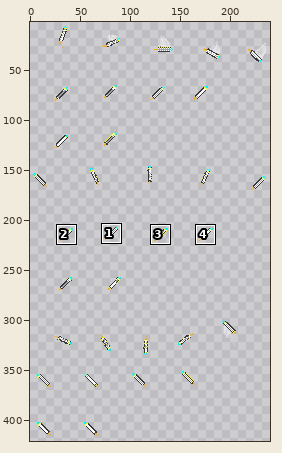
One commit to this sprite sheet: client/img/1/NFT_21474b21ec00e97173c8fd4f29b6d889d099df8575b32a648b642b56ccb8a77a.png. The picture above shows the old version from afar; the outline marks the close-up.
Close-up. Earlier state:
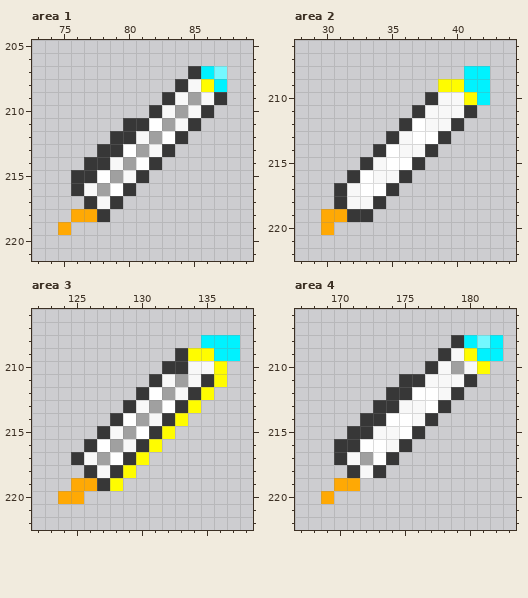
The file is 240x432 pixels. Colours within 5 levels of each other are drawn and written as one. Shown: area 1: x 73..89, y 205..221; area 2: x 28..44, y 206..222; area 3: x 122..138, y 206..222; area 4: x 167..183, y 206..222. The wide view leaves out empty margins. The commit also changed other parts of the picture, which this record leaves out.
New version:
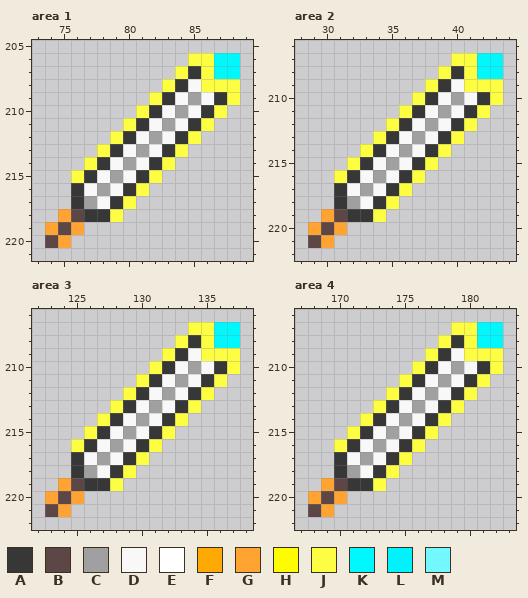
Palette (. is transparent): A #373737  B #5c4746  C #a0a0a0  D #f8f8f8  E #ffffff  F #ffa904  G #ffa333  H #fffc00  J #fdfd42  K #00f8fd  L #00f2ff  M #74f8ff
What changed:
Changed rows in their new state; - is an unchanged pixel.
Area 1:
first column x 74:
206 -----------JJKK
207 ----------J-JKK
208 ---------J--JJJ
209 --------J-----J
210 -------J-----J-
211 ------J-D---J--
212 -----J---D-J---
213 ----J-D---J----
214 ---J---D-J-----
215 --J-D---J------
216 -----D-J-------
217 --AC--J--------
218 -GBA-J---------
219 GBG------------
220 BG-------------
Area 2:
first column x 29:
207 -----------JJKK
208 ----------JAJKK
209 ---------JADJJJ
210 --------J--CDAJ
211 -------J--C--J-
212 ------J-DC--J--
213 -----J--CD-J---
214 ----J-DC--J----
215 ---J--CD-J-----
216 --J-DC--J------
217 ----CD-J-------
218 ---C--J--------
219 -GB--J---------
220 GBG------------
221 BG-------------
Area 3:
first column x 123:
207 -----------JJKK
208 ----------JAJKK
209 ---------J-DJJJ
210 --------J-DC-AJ
211 -------J-----J-
212 ------J-D---J--
213 -----J---D-J---
214 ----J-D---J----
215 ---J---D-J-----
216 --J-D---J------
217 -----D-J-------
218 --AC--J--------
219 -GBA-J---------
220 GBG------------
221 BG-------------
Area 4:
first column x 168:
207 -----------JJKK
208 ----------J-JKK
209 ---------J--JJJ
210 --------J----AJ
211 -------J--C--J-
212 ------J-DC--J--
213 -----J--CD-J---
214 ----J-DC--J----
215 ---J--CD-J-----
216 --J-DC--J------
217 -----D-J-------
218 --AC--J--------
219 -GBAAJ---------
220 GBG------------
221 BG-------------
Boxes around the changes in both close-ups, in picture pixels (x1, y1, x2, y2):
changed: (45, 53, 240, 248)
changed: (308, 53, 503, 248)
changed: (45, 322, 240, 517)
changed: (308, 322, 503, 517)
